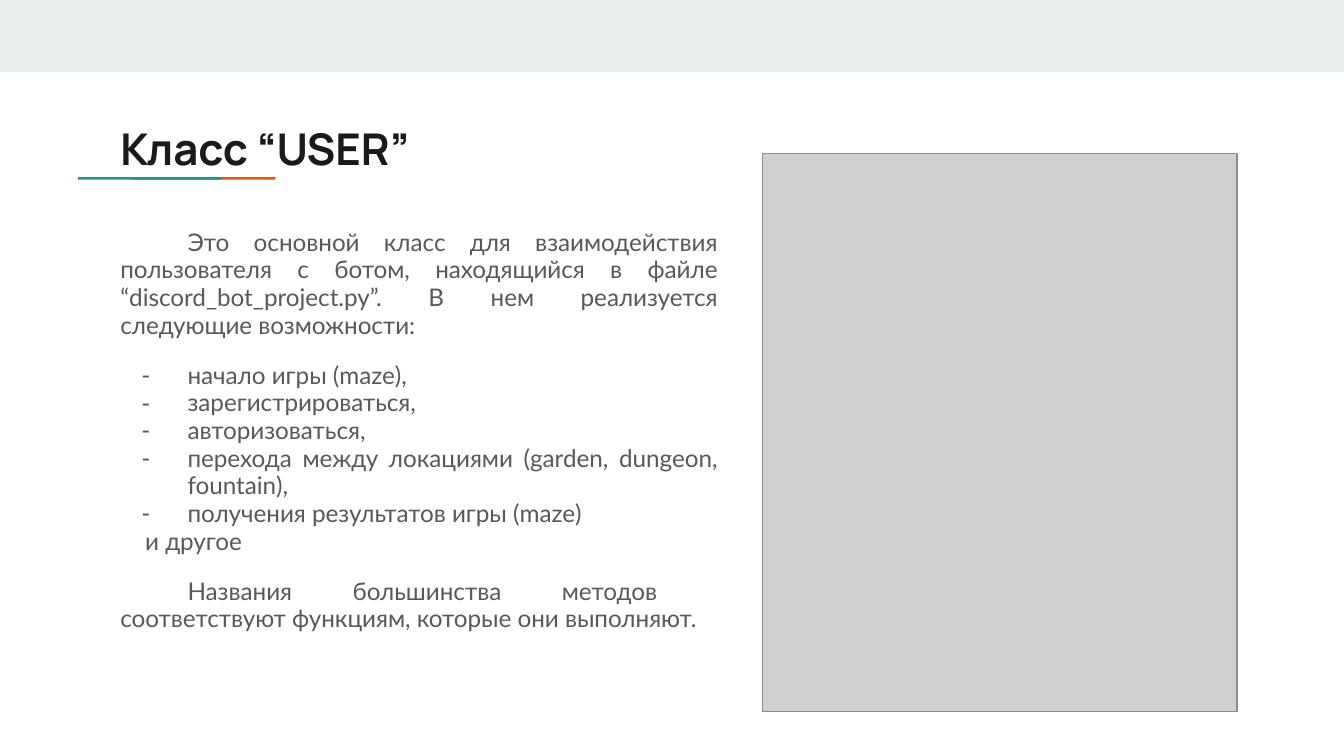
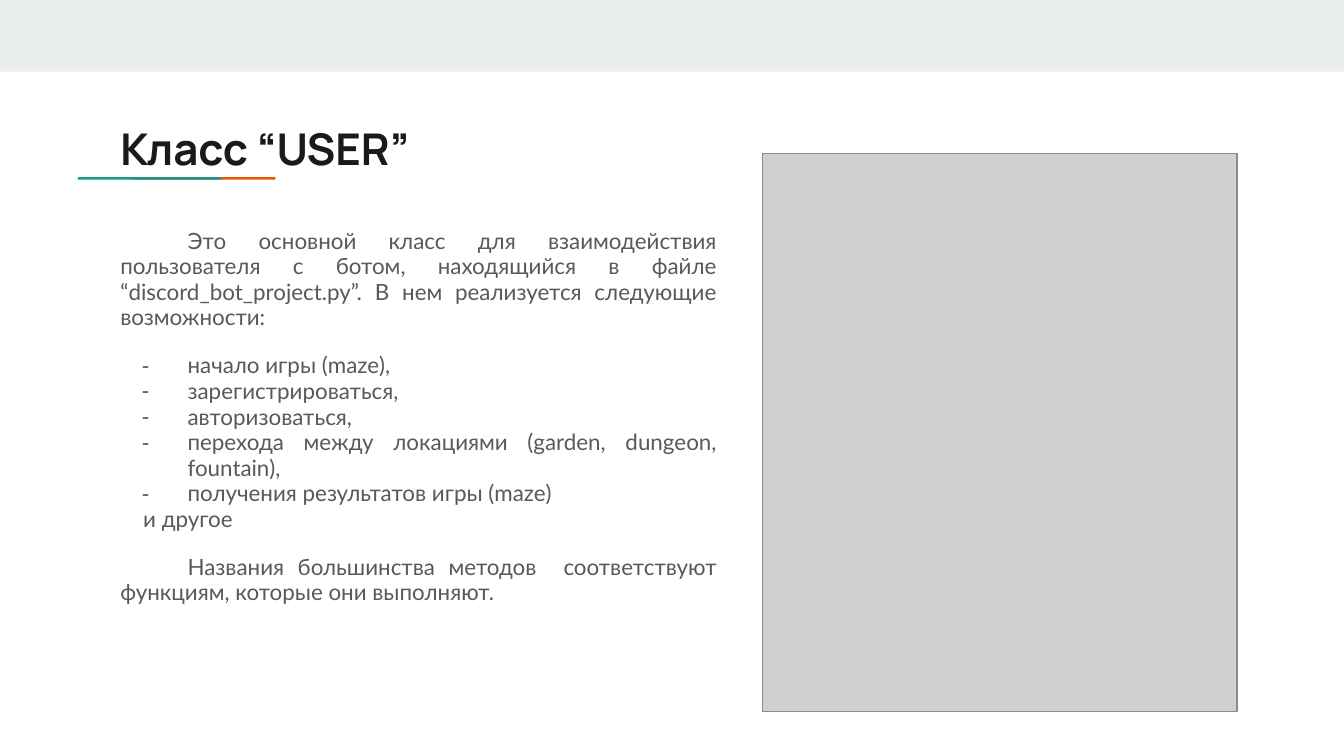
Before and after one commit to ElizavetaShangina/Project_3, a slide deck: slide 4 of WebServer+API проект “Лабиринт”.pptx. Drawn at 1344x756 pixels with LibreOffice and Linux fonts; fonts in the diff are those of the drawing; grey boxes stand for pictures. Boxes give left, top, right and bottom in pixels: in the first picture for what was removed or moved away, otherwise in the second. Text is boxed around its words. In the diff, an @@ line names an element or a change of style, - is before the commit and + after.

```diff
--- a/WebServer+API проект “Лабиринт”.pptx
+++ b/WebServer+API проект “Лабиринт”.pptx
@@ text "Это основной класс для взаимодействия ..." at (x1=120, y1=233, x2=717, y2=604): size 13 to 12 pt @@
```
Also in this commit, not shown: 1 other slide changed.
